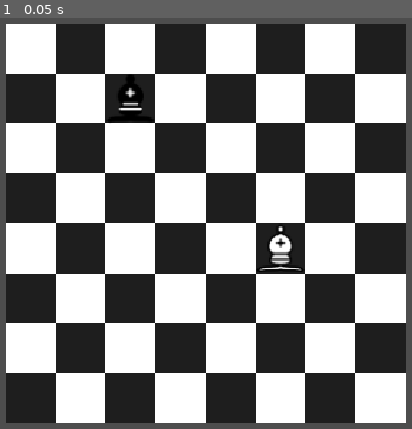
Above: before the commit, frame 1.
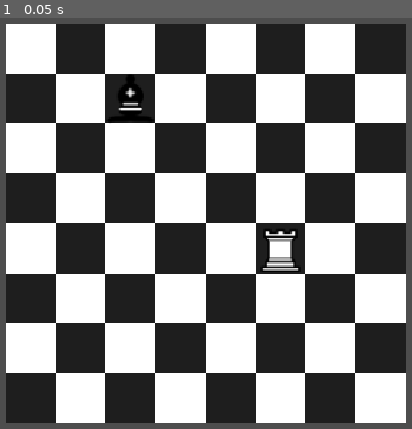
Above: after the commit, the same moment.

Repository: ConnorP12/Chess
Game: Godot game, scene res://Scenes/Chess.tscn
Same seed, same stepped clock (60 frames per second), same inputs: the game is played once before the commit and once after it.
Inputs:
- Up to frame 1 (0.05 s): no input

The runs differ from the first frame. In frame 1, 0.5% of the frame differs, in the area x 62-74%, y 50-62%.

Commit message:
started making the rook

Diff:
--- /dev/null
+++ b/Scenes/rook.tscn
@@ -0,0 +1,41 @@
+[gd_scene format=3 uid="uid://vcjmo7mkgoc"]
+
+[ext_resource type="Script" uid="uid://yljlsd4cvgr8" path="res://Scripts/rook.gd" id="1_j1kqh"]
+[ext_resource type="Texture2D" uid="uid://2an2oqh0ks1y" path="res://Assets/ChessTextures/BRook.svg" id="2_j1kqh"]
+[ext_resource type="Texture2D" uid="uid://qisaumos7b53" path="res://Assets/ChessTextures/WRook.svg" id="3_5ob0w"]
+
+[sub_resource type="AtlasTexture" id="AtlasTexture_rdgg5"]
+atlas = ExtResource("2_j1kqh")
+region = Rect2(0, 0, 45, 45)
+
+[sub_resource type="AtlasTexture" id="AtlasTexture_qjr7j"]
+atlas = ExtResource("3_5ob0w")
+region = Rect2(0, 0, 45, 45)
+
+[sub_resource type="SpriteFrames" id="SpriteFrames_qgw01"]
+animations = [{
+"frames": [{
+"duration": 1.0,
+"texture": SubResource("AtlasTexture_rdgg5")
+}],
+"loop": true,
+"name": &"black",
+"speed": 0.0
+}, {
+"frames": [{
+"duration": 1.0,
+"texture": SubResource("AtlasTexture_qjr7j")
+}],
+"loop": true,
+"name": &"white",
+"speed": 0.0
+}]
+
+[node name="Rook" type="Node2D" unique_id=1109718355]
+scale = Vector2(0.44, 0.44)
+script = ExtResource("1_j1kqh")
+metadata/_custom_type_script = "uid://dvvejrnsfnkb8"
+
+[node name="AnimatedSprite2D" type="AnimatedSprite2D" parent="." unique_id=1614862827]
+sprite_frames = SubResource("SpriteFrames_qgw01")
+animation = &"white"
--- a/Scripts/chess.gd
+++ b/Scripts/chess.gd
@@ -4,6 +4,7 @@
 
 @onready var bishop = preload("res://Scenes/bishop.tscn")
 @onready var human = preload("res://Scenes/human.tscn")
+@onready var rook = preload("res://Scenes/rook.tscn")
 @onready var board = %Board
 var player = {}
 # Called when the node enters the scene tree for the first time.
@@ -19,7 +20,7 @@
 		add_child(p)
 	# add a piece
 	player["black"].piece.append(bishop.instantiate())
-	player["white"].piece.append(bishop.instantiate())
+	player["white"].piece.append(rook.instantiate())
 	player["white"].add_pieces()
 
 	player["black"].add_pieces()
@@ -34,12 +35,10 @@
 
 	for piece in player["black"].piece:
 		piece.moves = piece.possible_moves(player["white"].piece, player["black"].piece)
-		print(piece.moves)
 
 	player["white"].turn = not player["white"].turn
 	for piece in player["white"].piece:
 		piece.moves = piece.possible_moves(player["black"].piece, player["white"].piece)
-		print(piece.moves)
 
 
 
@@ -47,7 +46,6 @@
 	player["black"].turn = not player["black"].turn
 	for piece in player["black"].piece:
 		piece.moves = piece.possible_moves(player["white"].piece, player["black"].piece)
-		print(piece.moves)
 		if player["black"].turn == true:
 			for enemyPiece in player["white"].piece:
 				if piece.boardPosition == enemyPiece.boardPosition:
@@ -57,7 +55,6 @@
 	player["white"].turn = not player["white"].turn
 	for piece in player["white"].piece:
 		piece.moves = piece.possible_moves(player["black"].piece, player["white"].piece)
-		print(piece.moves)
 		if player["white"].turn == true:
 			for enemyPiece in player["black"].piece:
 				if piece.boardPosition == enemyPiece.boardPosition:
--- a/Scripts/piece_class.gd
+++ b/Scripts/piece_class.gd
@@ -10,7 +10,7 @@
 signal piece_moved
 
 func possible_moves(_enemyPieces: Array[Piece], _teamPieces: Array[Piece]) -> Array:
-	moves = [Vector2i(2, 2)]
+	moves = [Vector2i(3, 2)]
 	return moves #make the moves
 
 
--- /dev/null
+++ b/Scripts/rook.gd
@@ -0,0 +1,11 @@
+extends Piece
+
+
+# Called when the node enters the scene tree for the first time.
+func _process(_delta) -> void:
+	super(_delta)
+	$AnimatedSprite2D.play(colour)
+
+
+#func possible_moves(enemyPieces: Array[Piece], teamPieces: Array[Piece]) -> Array:
+	#pass
Not shown, added: Scripts/rook.gd.uid
Not shown, changed: .DS_Store
